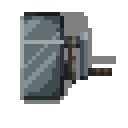
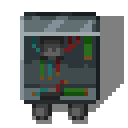
Layers edited between the first and the second w=128, h=128 image:
added group "digital control boxes" with 5 layers above "crank" over [20, 12, 124, 124]
added layer "wires" in group "digital control boxes" over [32, 36, 92, 100]
added layer "broken" in group "digital control boxes" over [24, 36, 100, 100]
added layer "shadow2" (50%) in group "digital control boxes" over [32, 16, 124, 124]
added layer "elevator controls" in group "digital control boxes" over [20, 12, 100, 120]
renamed "Layer" to "crank", hid it over [20, 12, 112, 100]
hid "shadow" over [20, 12, 116, 104]
